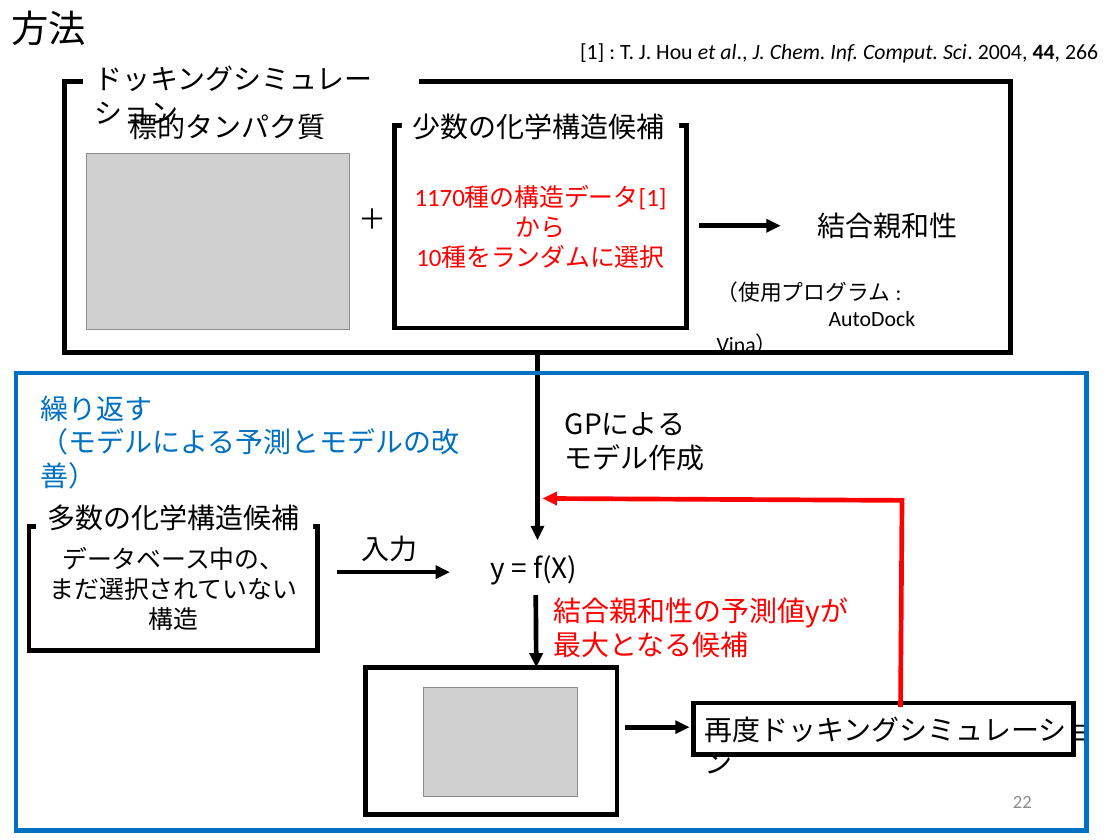
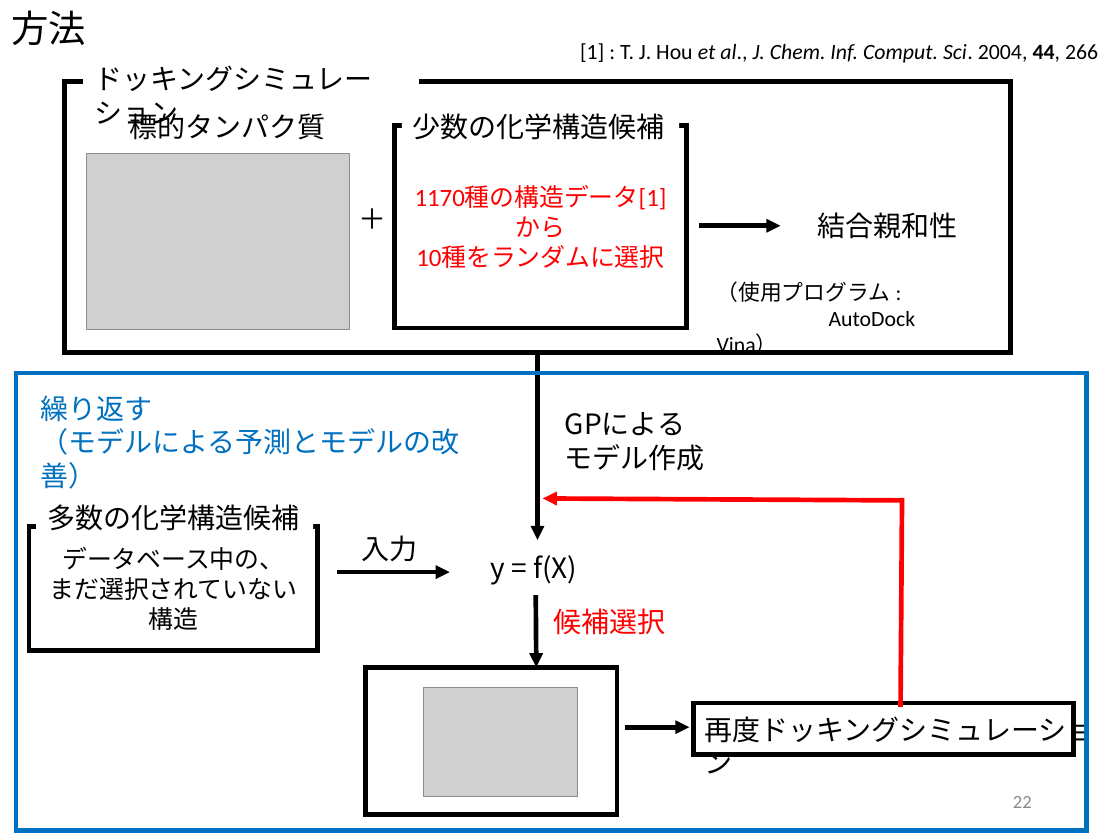
Before and after one commit to miya-dai/system_design, a slide deck: slide 22 of discussion/中間発表.pptx. Drawn at 1120x840 pixels with LibreOffice and Linux fonts; fonts in the diff are those of the drawing; grey boxes stand for pictures. Boxes give left, top, right and bottom in pixels: in the first picture for what was removed or moved away, otherwise in the second. Text is boxed around its words. In the diff, an @@ line names an element or a change of style, - is before the commit and + after.

```diff
--- a/discussion/中間発表.pptx
+++ b/discussion/中間発表.pptx
@@ text at (554,608,666,635): text changed @@
-結合親和性の予測値yが最大となる候補
+候補選択
```
Also in this commit, not shown: 3 other slides changed.
